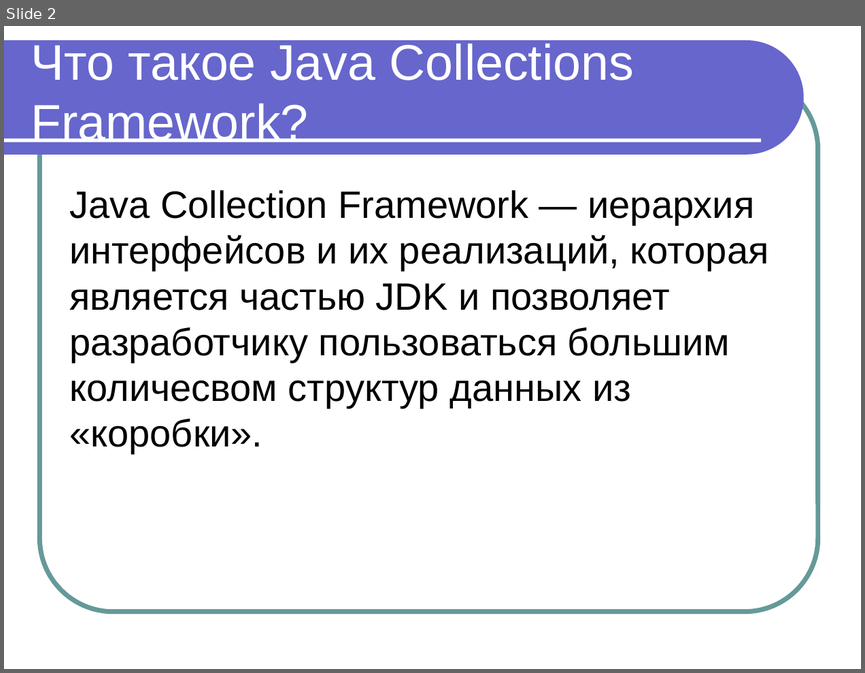
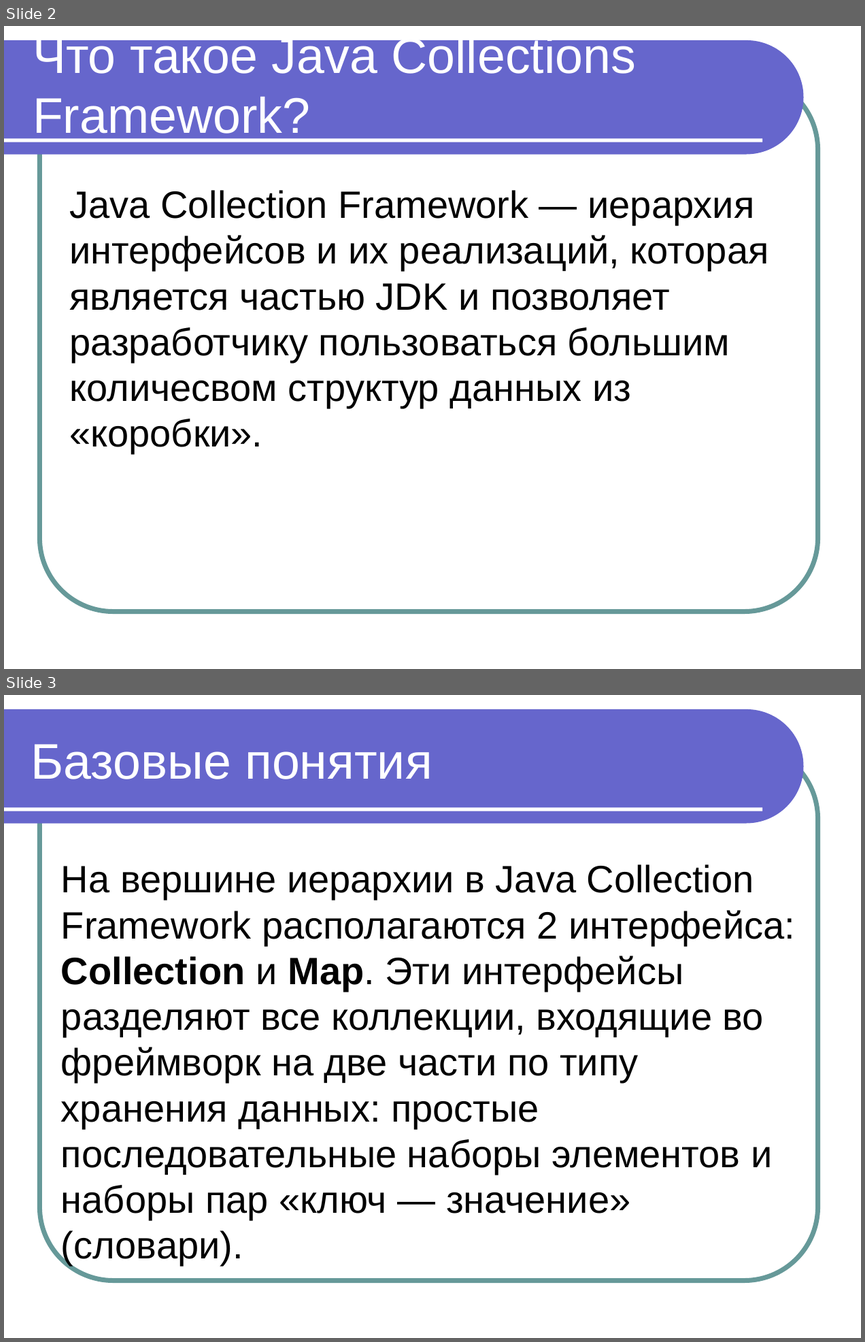
Before and after one commit to maxchv/JavaLessons, a slide deck: Lesson10/JavaCollections.ppt. Shown one above the other, each under a label of ours: slide 2 before the commit, slides 2 and 3 after it. The pictures are 865x673 and 865x1342 pixels, drawn with LibreOffice and Linux fonts; fonts in the diff are those of the drawing. Boxes give left, top, right and bottom in pixels: in the first picture for what was removed or moved away, otherwise in the second. Text is boxed around its words. In the diff, an @@ line names an element or a change of style, - is before the commit and + after.

Commit message:
Добавлена презентация Коллекции

```diff
--- a/Lesson10/JavaCollections.ppt
+++ b/Lesson10/JavaCollections.ppt
@@ slide 3 added at [4, 695, 861, 1338], background #FFFFFF; not listed: 3 template elements that a slide beside it also shows @@
@@ title added at [31, 744, 432, 779], 42 pt, text #FFFFFF @@
+Базовые понятия
@@ subtitle added at [61, 864, 795, 1266], 32 pt, text #000000 @@
+На вершине иерархии в Java Collection Framework располагаются 2 интерфейса: Collection и Map. Эти интерфейсы разделяют все коллекции, входящие во фреймворк на две части по типу хранения данных: простые последовательные наборы элементов и наборы пар «ключ — значение» (словари).
@@ slide 2 changed as well @@
@@ text "Что такое Java Collections Framework?" rewrapped from [31, 43, 634, 142] to [33, 33, 636, 142] @@
```
Also in this commit, not shown: 40 other slides added.
